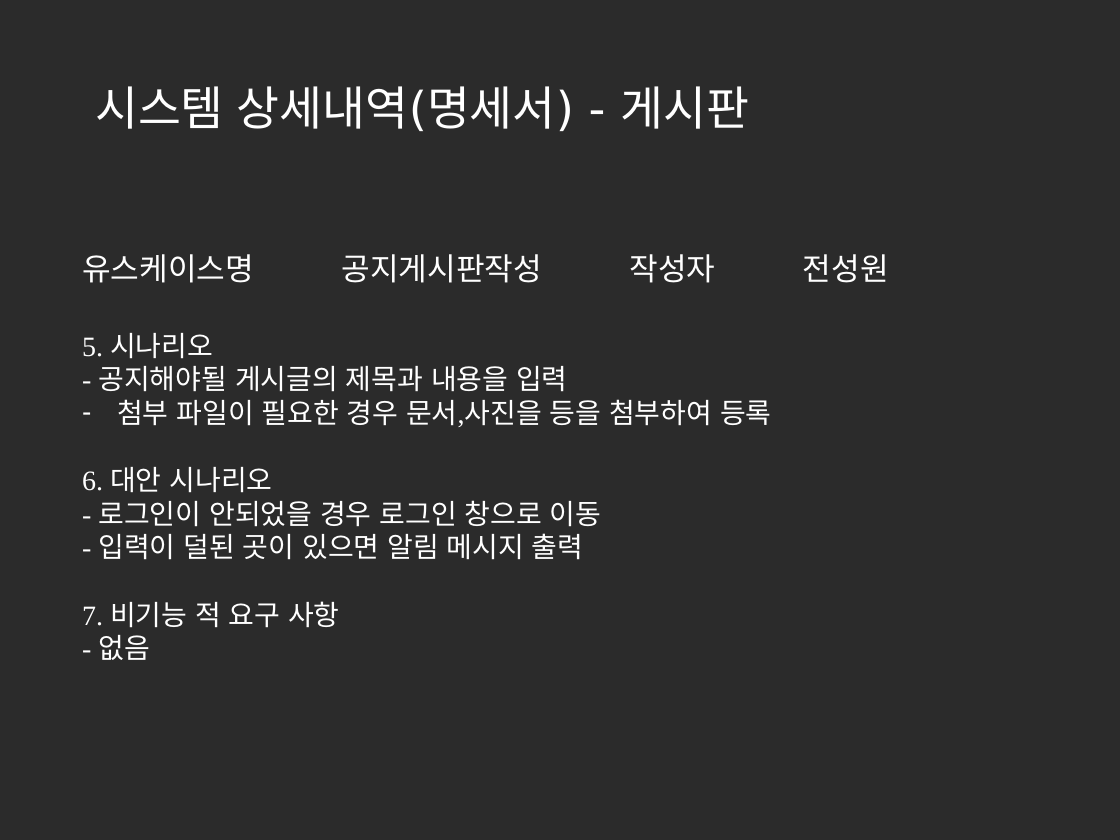
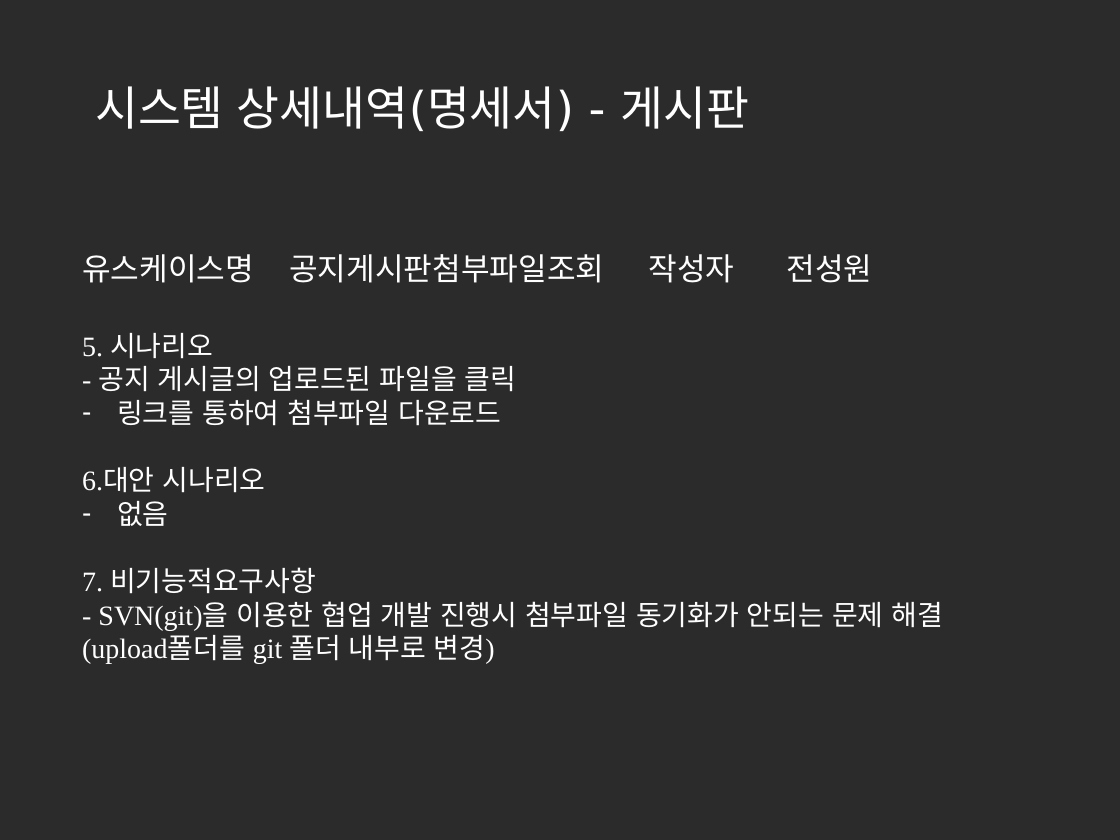
Before and after one commit to korea600/useful, a slide deck: slide 71 of Useful/UML/Presentation/useful_ppt_초안(수정중).pptx. Drawn at 1120x840 pixels with LibreOffice and Linux fonts; fonts in the diff are those of the drawing; background and template pictures are left out; a plain dark background stands for a picture behind light text. Boxes give left, top, right and bottom in pixels: in the first picture for what was removed or moved away, otherwise in the second. Text is boxed around its words. In the diff, an @@ line names an element or a change of style, - is before the commit and + after.

Commit message:
명세서 작성완료

```diff
--- a/Useful/UML/Presentation/useful_ppt_초안(수정중).pptx
+++ b/Useful/UML/Presentation/useful_ppt_초안(수정중).pptx
@@ text at (82,254,873,283): text changed @@
-유스케이스명 공지게시판작성 작성자 전성원
+유스케이스명 공지게시판첨부파일조회 작성자 전성원
@@ text at (82,366,943,664): text changed @@
-- 공지해야될 게시글의 제목과 내용을 입력
-– 첨부 파일이 필요한 경우 문서,사진을 등을 첨부하여 등록
-6. 대안 시나리오
-- 로그인이 안되었을 경우 로그인 창으로 이동
-- 입력이 덜된 곳이 있으면 알림 메시지 출력
-7. 비기능 적 요구 사항
-- 없음
+- 공지 게시글의 업로드된 파일을 클릭
+– 링크를 통하여 첨부파일 다운로드
+6.대안 시나리오
+– 없음
+7. 비기능적요구사항
+- SVN(git)을 이용한 협업 개발 진행시 첨부파일 동기화가 안되는 문제 해결
+(upload폴더를 git 폴더 내부로 변경)
```
Also in this commit, not shown: 9 other slides changed, 90 slides added.
